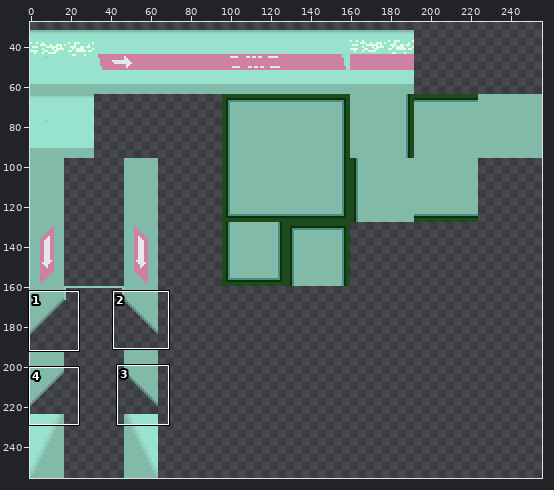
Sprite sheet: CasaDesDiamantes/sprites/powerplantTiles_spr/layers/f8cc99b8-d136-4683-86c9-f96aef7ba5a8/bbe75377-6bcf-4608-be53-f0484317fdcb.png. Above: a wide view before the commit, with the close-up outlined.
Close-up. First the earlier version:
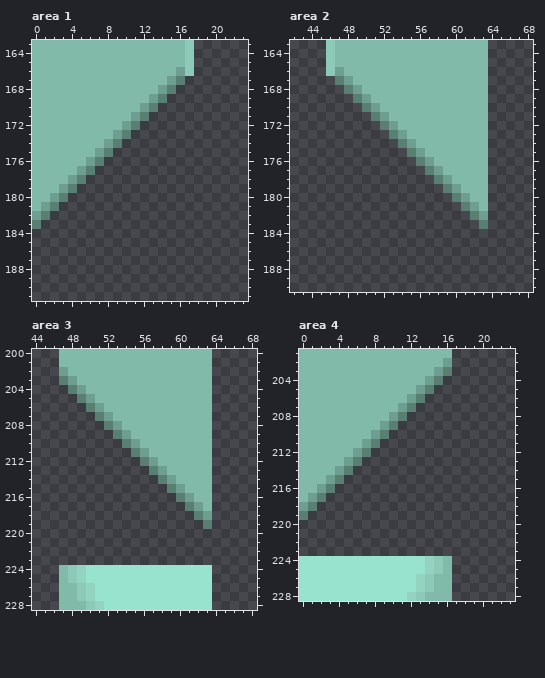
The file is 256x256 pixels. Shown: area 1: x 0..23, y 163..191; area 2: x 42..68, y 163..190; area 3: x 44..68, y 200..228; area 4: x 0..23, y 201..228. The wide view leaves out empty margins. The commit also changed other parts of the picture, which this record leaves out.
The same view after the edit:
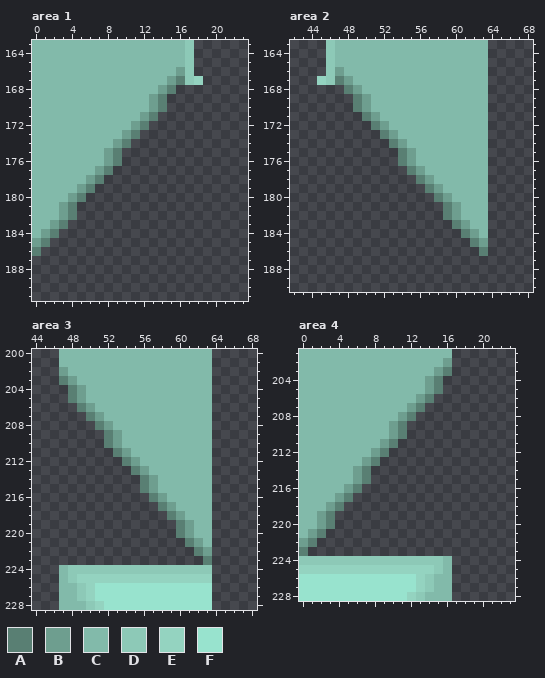
Palette (. is transparent): A #597f73  B #6e9e8f  C #82baaa  D #8dc9b7  E #94d3c0  F #98e3ce
The edit:
Changed rows in their new state; - is an unchanged pixel.
Area 1:
first column x 0:
167 -----------------DE
170 ------------CBA----
171 -----------CBA-----
172 ----------CBA------
173 ---------CBA-------
174 --------CBA--------
175 -------CBA---------
176 ------CCBA---------
177 -----CCBA----------
178 ----CCBA-----------
179 ---CCBA------------
180 --CCBA-------------
181 -CCBA--------------
182 CCCBA--------------
183 CCBA---------------
184 CBA----------------
185 BA-----------------
186 A------------------
Area 2:
first column x 45:
167 ED-----------------
170 ----ABC------------
171 -----ABC-----------
172 ------ABC----------
173 -------ABC---------
174 --------ABC--------
175 ---------ABC-------
176 ---------ABCC------
177 ----------ABCC-----
178 -----------ABCC----
179 ------------ABCC---
180 -------------ABCC--
181 --------------ABCC-
182 --------------ABCCC
183 ---------------ABCC
184 ----------------ABC
185 -----------------AB
186 ------------------A
Area 3:
first column x 48:
205 ABC-------------
206 -ABC------------
207 --ABC-----------
208 ---ABC----------
209 ----ABC---------
210 ----ABCC--------
211 -----ABCC-------
212 ------ABCC------
213 -------ABCC-----
214 --------ABCC----
215 --------ABCCC---
216 ---------ABCCC--
217 ----------ABCCC-
218 -----------ABCCC
219 ------------ABCC
220 ------------ABCC
221 -------------ABC
222 --------------AB
223 ---------------A
224 -DDDDDDDDDDDDDDD
225 --EEEEEEEEEEEEEE
Area 4:
first column x 0:
205 -------------CBA
206 ------------CBA-
207 -----------CBA--
208 ----------CBA---
209 ---------CBA----
210 --------CCBA----
211 -------CCBA-----
212 ------CCBA------
213 -----CCBA-------
214 ----CCBA--------
215 ---CCCBA--------
216 --CCCBA---------
217 -CCCBA----------
218 CCCBA-----------
219 CCBA------------
220 CCBA------------
221 CBA-------------
222 BA--------------
223 A---------------
224 DDDDDDDDDDDDDDD-
225 EEEEEEEEEEEEEE--
